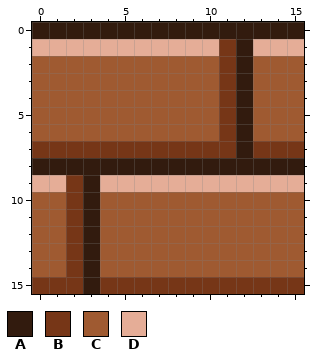
Two versions of one pixel-art sprite, public/assets/brick.png. Above is the file before it was changed.
The file is 16x16 pixels. Colours within 5 levels of each other are drawn and written as one.
Palette (. is transparent): A #321b0e  B #763617  C #9f5a31  D #e5ad97
Once edited:
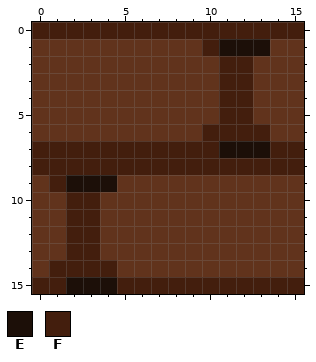
Colours new in this view: E #1c0f08  F #431e0d
Change:
colour C: #9f5a31 -> #61331c
Changed rows in their new state; - is a pixel that keeps its letter.
first column x 0:
 0 FFFFFFFFFFFFFFFF
 1 CCCCCCCCCCFEEECC
 2 -----------FF---
 3 -----------FF---
 4 -----------FF---
 5 -----------FF---
 6 ----------FFFF--
 7 FFFFFFFFFFFEEEFF
 8 FFFFFFFFFFFFFFFF
 9 CFEEECCCCCCCCCCC
10 --FF------------
11 --FF------------
12 --FF------------
13 --FF------------
14 -FFFF-----------
15 FFEEEFFFFFFFFFFF
Changed places in both pictures, as pixel boxes (x1, y1, x2, y2):
changed: (32, 22, 304, 294)
